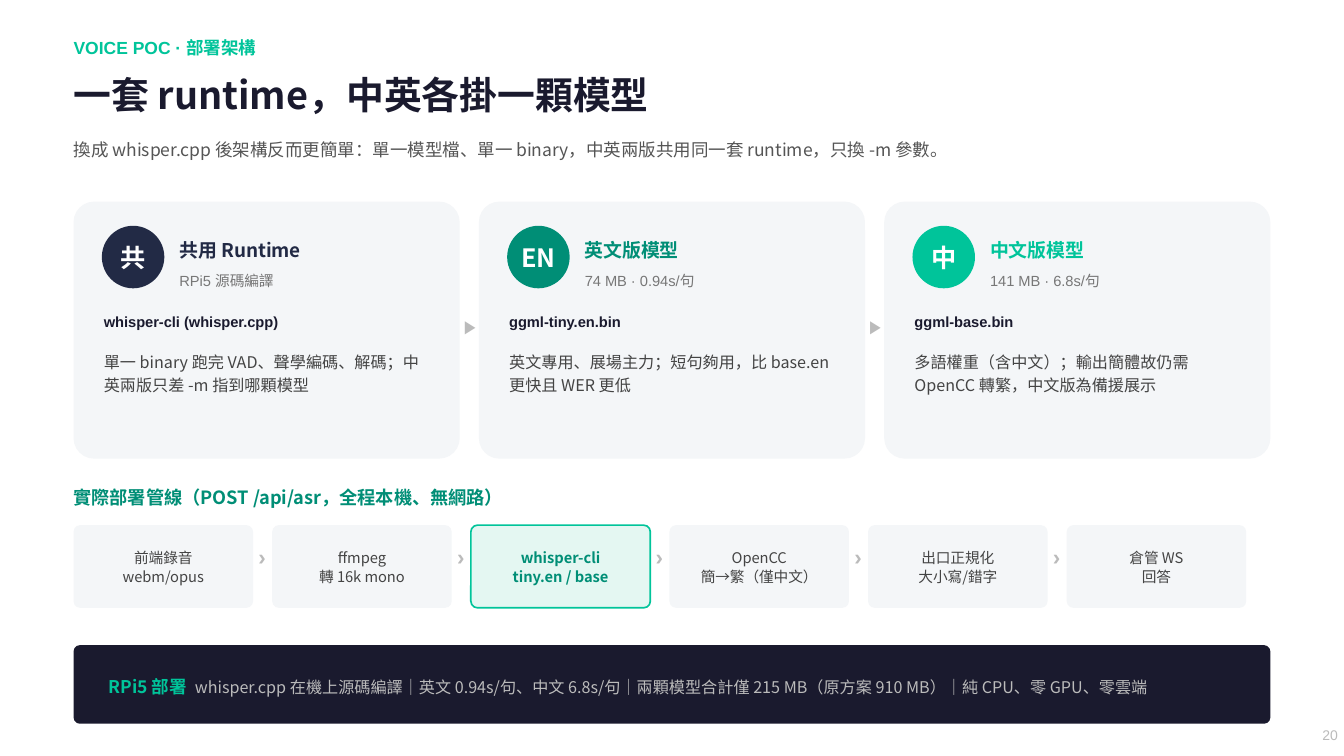
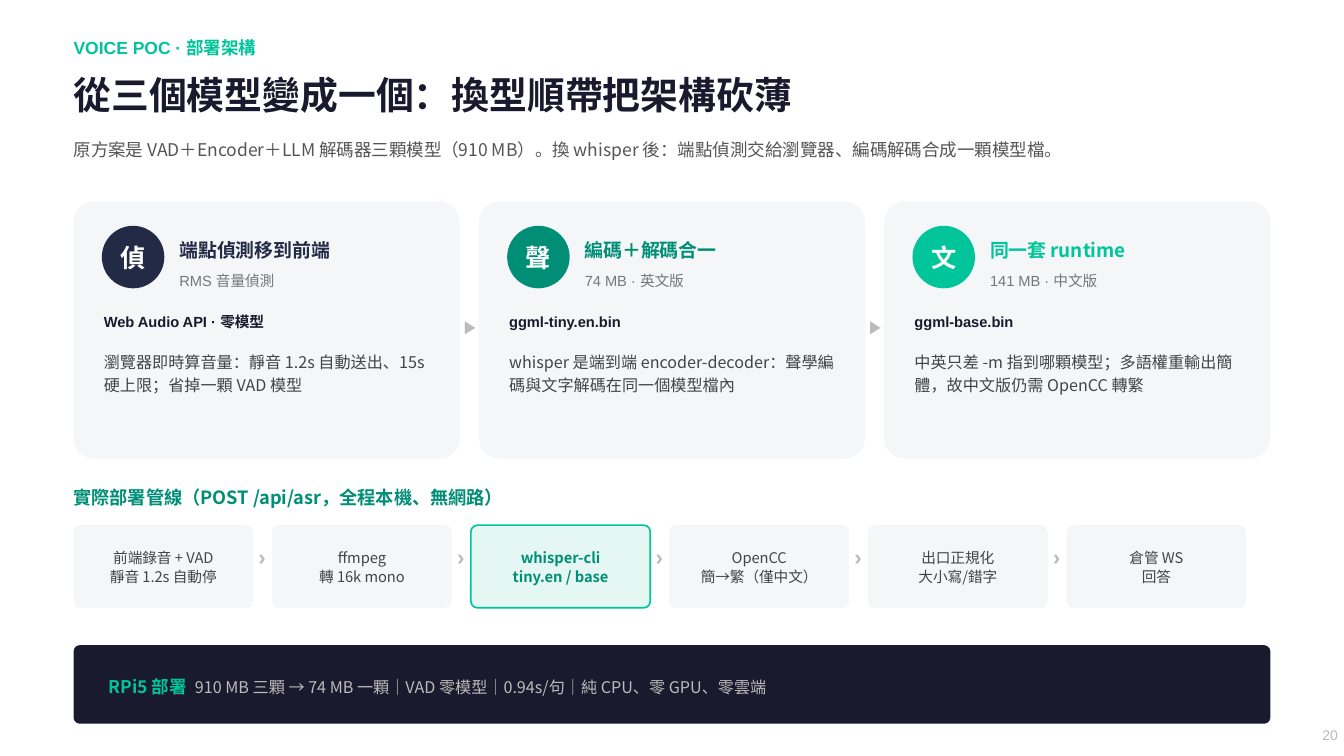
Before and after one commit to chunyen627-afk/warehouse-v2-agent, a slide deck: slide 20 of 倉管Agent_專案簡報.pptx. Drawn at 1344x756 pixels with LibreOffice and Linux fonts; fonts in the diff are those of the drawing. Boxes give left, top, right and bottom in pixels: in the first picture for what was removed or moved away, otherwise in the second. Text is boxed around its words. In the diff, an @@ line names an element or a change of style, - is before the commit and + after.

```diff
--- a/倉管Agent_專案簡報.pptx
+++ b/倉管Agent_專案簡報.pptx
@@ text at bbox=[74, 76, 792, 113]: text changed @@
-一套 runtime，中英各掛一顆模型
+從三個模型變成一個：換型順帶把架構砍薄
@@ text at bbox=[74, 141, 1063, 160]: text changed @@
-換成 whisper.cpp 後架構反而更簡單：單一模型檔、單一 binary，中英兩版共用同一套 runtime，只換 -m 參數。
+原方案是 VAD＋Encoder＋LLM 解碼器三顆模型（910 MB）。換 whisper 後：端點偵測交給瀏覽器、編碼解碼合成一顆模型檔。
@@ text at bbox=[120, 245, 145, 269]: text changed @@
-共
+偵
@@ text at bbox=[179, 241, 329, 259]: text changed @@
-共用 Runtime
+端點偵測移到前端
@@ text at bbox=[526, 241, 551, 273]: text changed @@
-EN
+聲
@@ text at bbox=[585, 241, 717, 259]: text changed @@
-英文版模型
+編碼＋解碼合一
@@ text at bbox=[931, 245, 956, 269]: text changed @@
-中
+文
@@ text at bbox=[990, 241, 1126, 259]: text changed @@
-中文版模型
+同一套 runtime
@@ text at bbox=[179, 274, 274, 287]: text changed @@
-RPi5 源碼編譯
+RMS 音量偵測
@@ text at bbox=[585, 274, 684, 287]: text changed @@
-74 MB · 0.94s/句
+74 MB · 英文版
@@ text at bbox=[990, 273, 1097, 287]: text changed @@
-141 MB · 6.8s/句
+141 MB · 中文版
@@ text at bbox=[104, 313, 264, 332]: text changed @@
-whisper-cli (whisper.cpp)
+Web Audio API · 零模型
@@ text at bbox=[104, 354, 424, 393]: text changed @@
-單一 binary 跑完 VAD、聲學編碼、解碼；中英兩版只差 -m 指到哪顆模型
+瀏覽器即時算音量：靜音 1.2s 自動送出、15s 硬上限；省掉一顆 VAD 模型
@@ text at bbox=[509, 354, 834, 393]: text changed @@
-英文專用、展場主力；短句夠用，比 base.en 更快且 WER 更低
+whisper 是端到端 encoder-decoder：聲學編碼與文字解碼在同一個模型檔內
@@ text at bbox=[914, 354, 1233, 395]: text changed @@
-多語權重（含中文）；輸出簡體故仍需 OpenCC 轉繁，中文版為備援展示
+中英只差 -m 指到哪顆模型；多語權重輸出簡體，故中文版仍需 OpenCC 轉繁
@@ text at bbox=[110, 550, 217, 583]: text changed @@
-前端錄音
-webm/opus
+前端錄音 + VAD
+靜音 1.2s 自動停
@@ text at bbox=[109, 675, 766, 698]: text changed @@
-RPi5 部署 whisper.cpp 在機上源碼編譯｜英文 0.94s/句、中文 6.8s/句｜兩顆模型合計僅 215 MB（原方案 910 MB）｜純 CPU、零 GPU、零雲端
+RPi5 部署 910 MB 三顆 → 74 MB 一顆｜VAD 零模型｜0.94s/句｜純 CPU、零 GPU、零雲端
```
Also in this commit, not shown: 1 other file.
